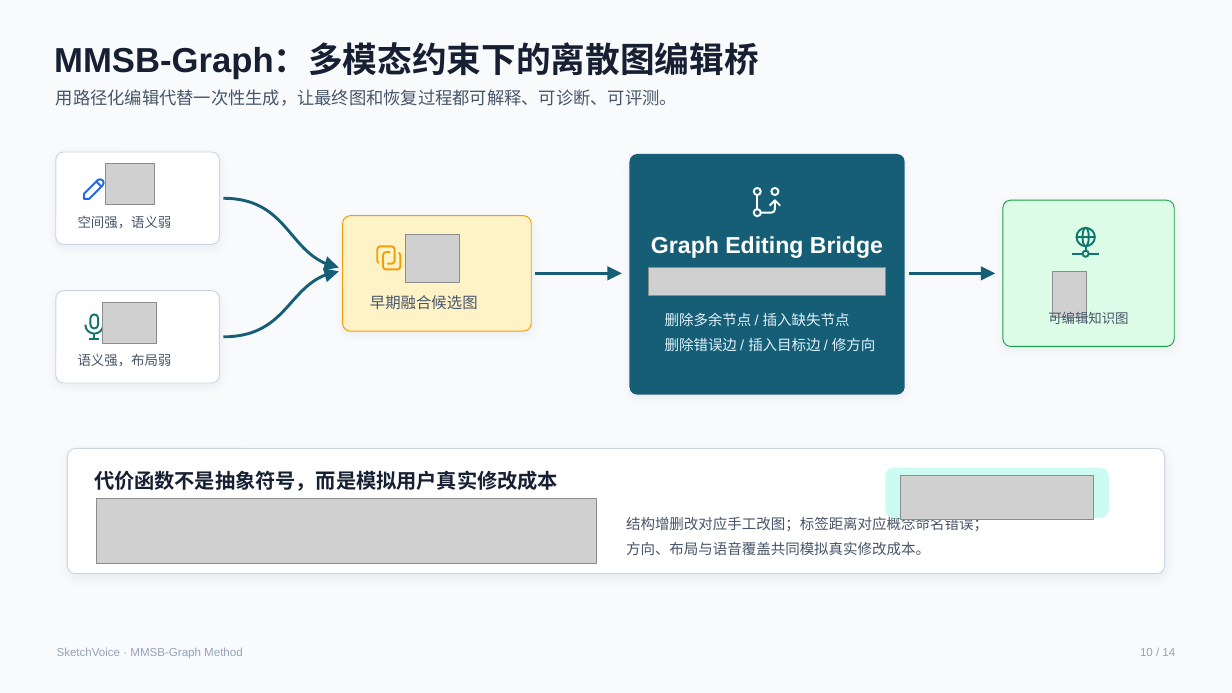
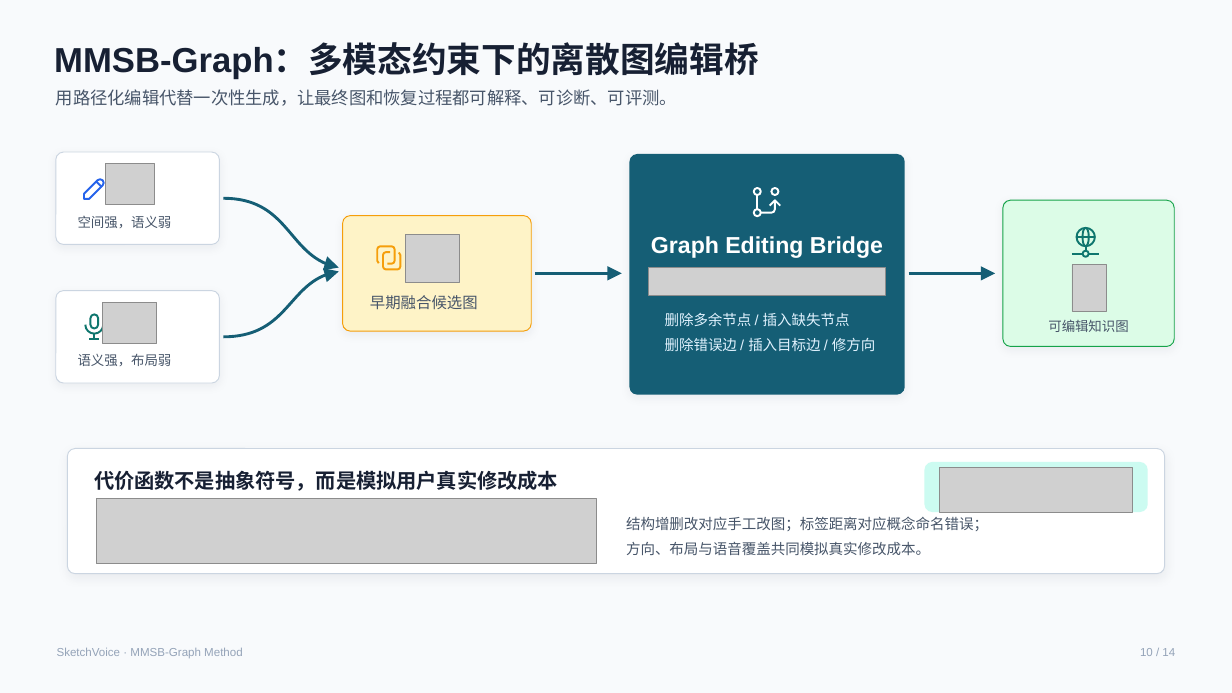
Before and after one commit to zane-gao/voice_BIG, a slide deck: slide 10 of projects/sketchvoice-mmsb-graph-product-defense_ppt169_20260614/exports/sketchvoice-mmsb-graph-product-defense_20260614_162618.pptx. Drawn at 1232x693 pixels with LibreOffice and Linux fonts; fonts in the diff are those of the drawing; grey boxes stand for pictures. Boxes give left, top, right and bottom in pixels: in the first picture for what was removed or moved away, otherwise in the second. Text is boxed around its words. In the diff, an @@ line names an element or a change of style, - is before the commit and + after.

```diff
--- a/projects/sketchvoice-mmsb-graph-product-defense_ppt169_20260614/exports/sketchvoice-mmsb-graph-product-defense_20260614_162618.pptx
+++ b/projects/sketchvoice-mmsb-graph-product-defense_ppt169_20260614/exports/sketchvoice-mmsb-graph-product-defense_20260614_162618.pptx
@@ picture: place and size @@
-picture at (1053, 272, 1088, 318)
+picture at (1072, 265, 1107, 311)
@@ text "可编辑知识图" rewrapped from (1048, 309, 1128, 327) to (1048, 319, 1128, 332) @@
@@ rounded rectangle: place and size @@
-rounded rectangle at (885, 468, 1109, 518)
+rounded rectangle at (925, 462, 1149, 512)
@@ picture: place and size @@
-picture at (901, 476, 1093, 520)
+picture at (940, 468, 1132, 512)
```
Also in this commit, not shown: 10 other slides changed.
